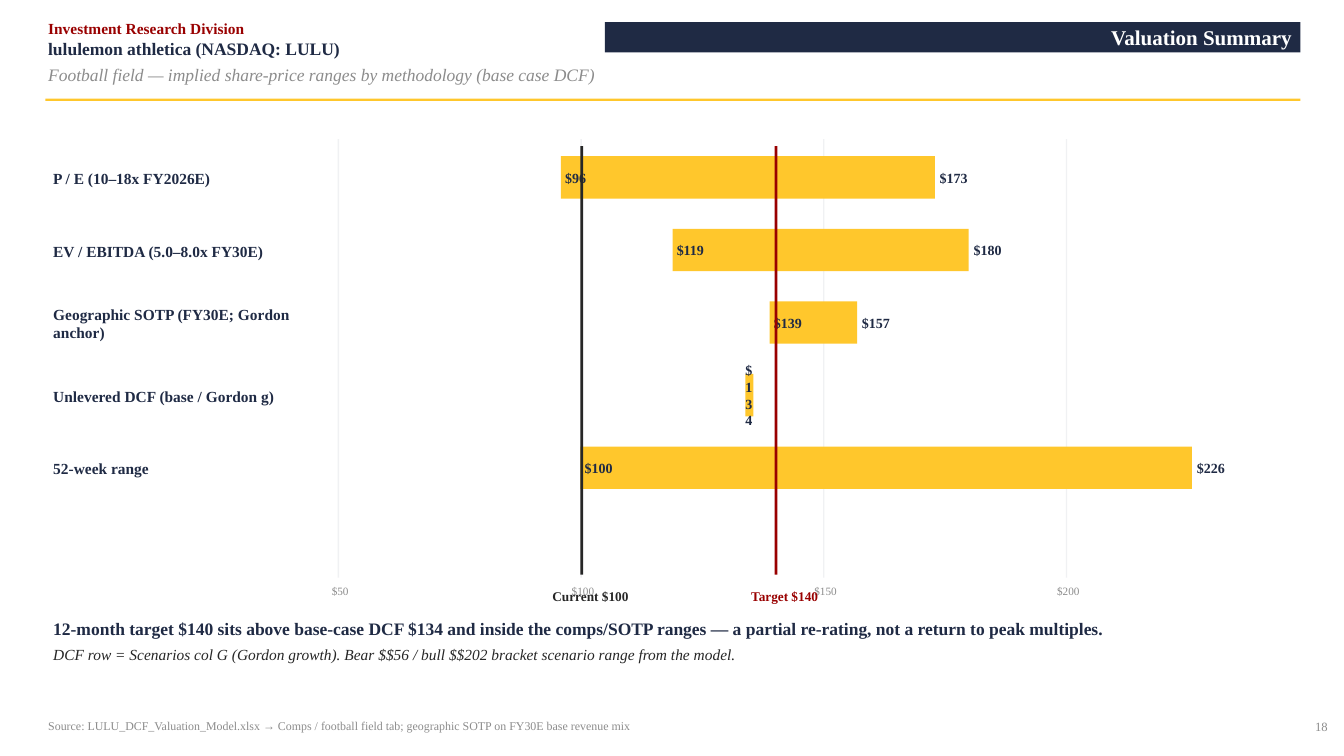
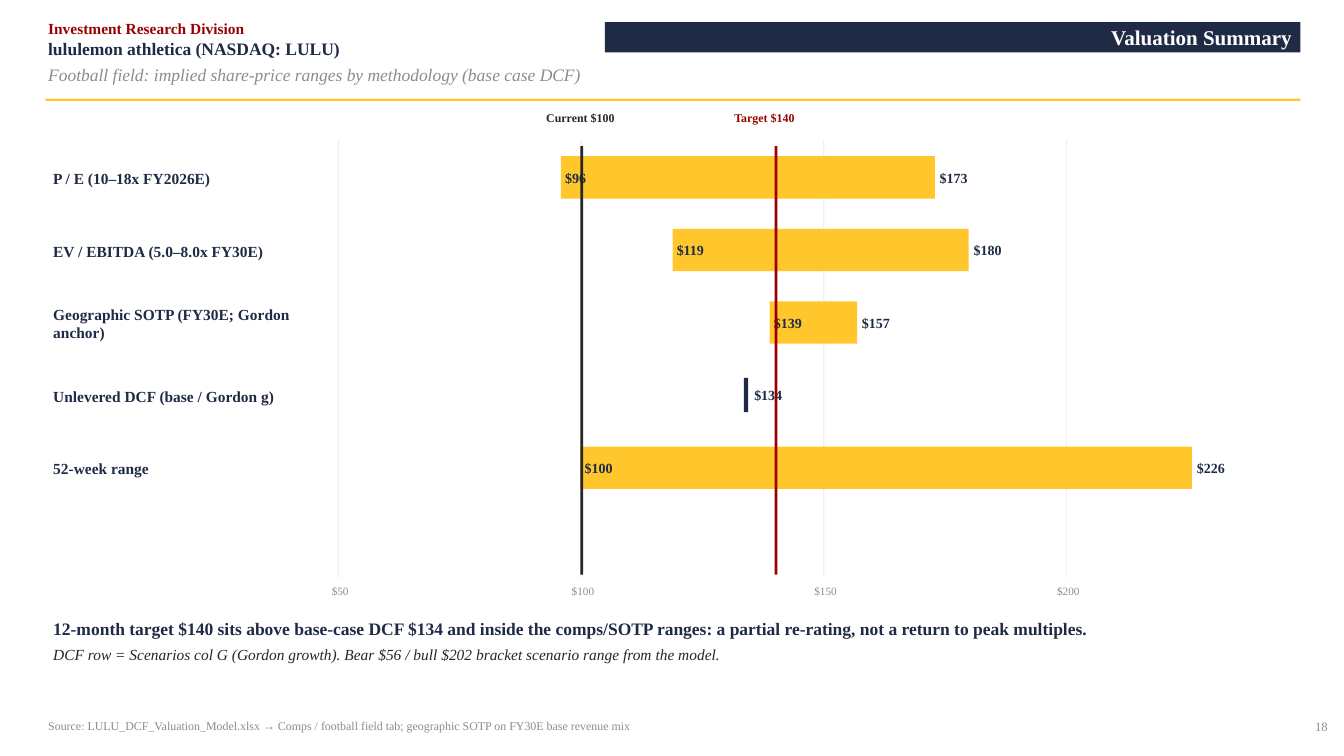
Before and after one commit to vengeanceaiUSC/RM, a slide deck: slide 19 of LULU/LULU_Investment_Pitch_Deck.pptx. Drawn at 1344x756 pixels with LibreOffice and Linux fonts; fonts in the diff are those of the drawing. Boxes give left, top, right and bottom in pixels: in the first picture for what was removed or moved away, otherwise in the second. Text is boxed around its words. In the diff, an @@ line names an element or a change of style, - is before the commit and + after.

```diff
--- a/LULU/LULU_Investment_Pitch_Deck.pptx
+++ b/LULU/LULU_Investment_Pitch_Deck.pptx
@@ text at (48,69,581,85): text changed @@
-Football field — implied share-price ranges by methodology (base case DCF)
+Football field: implied share-price ranges by methodology (base case DCF)
@@ text "Current $100": place and size @@
-text "Current $100" at (552,591,629,602)
+text "Current $100" at (546,113,615,123)
@@ text "Current $100" at (546,113,615,123): size 9.5 to 8.5 pt @@
@@ text "Target $140" at (734,113,795,125): size 9.5 to 8.5 pt @@
@@ text "Target $140": place and size @@
-text "Target $140" at (751,591,818,604)
+text "Target $140" at (734,113,795,125)
@@ rectangle added at (744,378,748,412), fill #1F2A44 @@
@@ text "$134": place and size @@
-text "$134" at (746,374,754,416)
+text "$134" at (754,389,782,404)
@@ text "$134" at (754,389,782,404): fill #FFC72C to none @@
@@ text at (53,622,1086,664): text changed @@
-12-month target $140 sits above base-case DCF $134 and inside the comps/SOTP ranges — a partial re-rating, not a return to peak multiples.
-DCF row = Scenarios col G (Gordon growth). Bear $$56 / bull $$202 bracket scenario range from the model.
+12-month target $140 sits above base-case DCF $134 and inside the comps/SOTP ranges: a partial re-rating, not a return to peak multiples.
+DCF row = Scenarios col G (Gordon growth). Bear $56 / bull $202 bracket scenario range from the model.
```
Also in this commit, not shown: 21 other slides changed, 4 other files.
